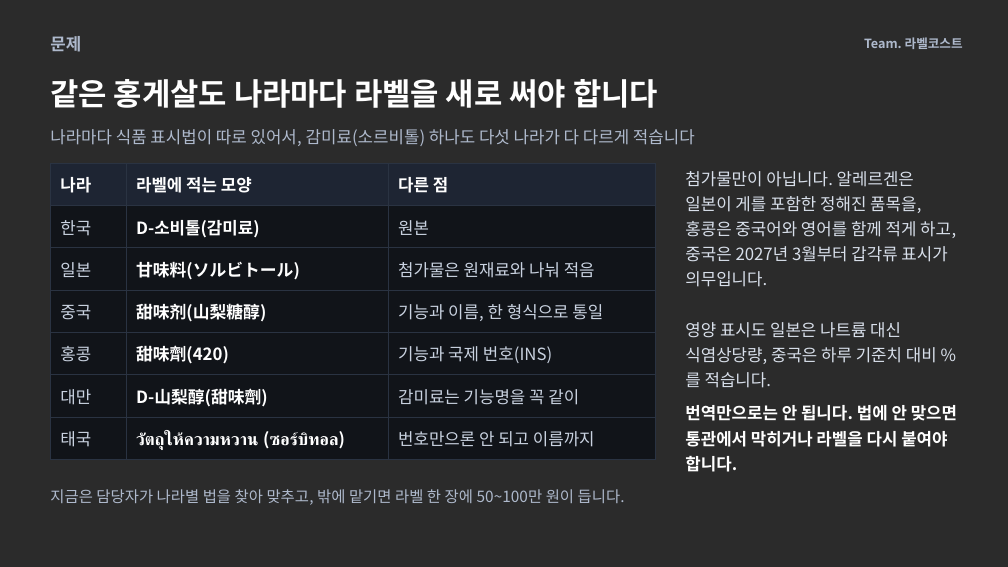
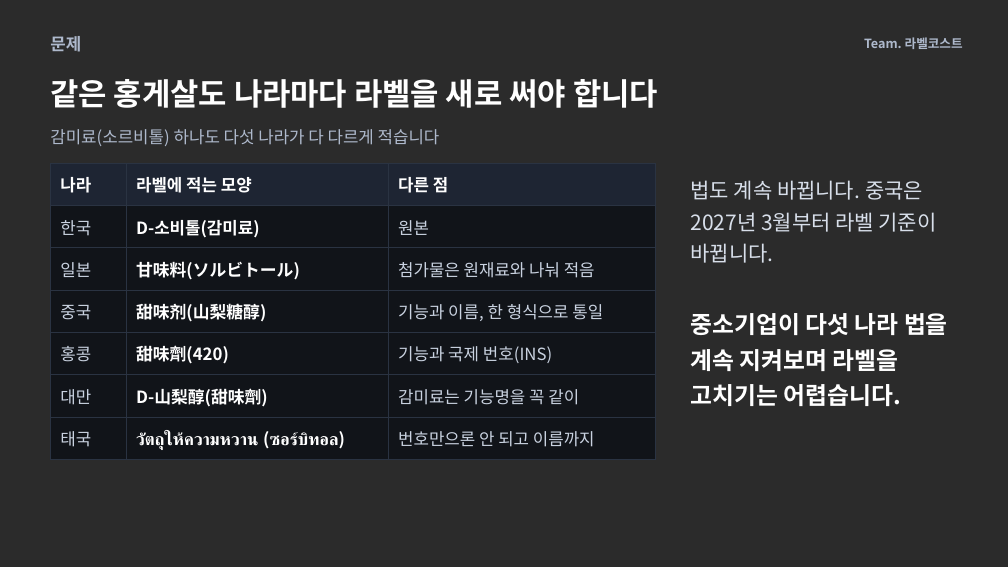
Before and after one commit to jaeyoon905/koreanking, a slide deck: slide 2 of 발표자료/라벨코스트_발표.pptx. Drawn at 1008x567 pixels with LibreOffice and Linux fonts; fonts in the diff are those of the drawing; background and template pictures are left out; a plain dark background stands for a picture behind light text. Boxes give left, top, right and bottom in pixels: in the first picture for what was removed or moved away, otherwise in the second. Text is boxed around its words. In the diff, an @@ line names an element or a change of style, - is before the commit and + after.

Commit message:
발표자료: 2장 문제 정의만 남게 줄임(감미료 하나도 다섯 나라가 다르게 적는 표, 법도 계속 바뀐다, 중소기업이 계속 지켜보며 고치기 어렵다), 비용 이야기는 발표자 노트로 / 대본 맞춤

```diff
--- a/발표자료/라벨코스트_발표.pptx
+++ b/발표자료/라벨코스트_발표.pptx
@@ text at (x1=50, y1=129, x2=440, y2=146): text changed @@
-나라마다 식품 표시법이 따로 있어서, 감미료(소르비톨) 하나도 다섯 나라가 다 다르게 적습니다
+감미료(소르비톨) 하나도 다섯 나라가 다 다르게 적습니다
@@ text at (x1=690, y1=180, x2=937, y2=263): text changed; size 12 to 15 pt @@
-첨가물만이 아닙니다. 알레르겐은 일본이 게를 포함한 정해진 품목을, 홍콩은 중국어와 영어를 함께 적게 하고, 중국은 2027년 3월부터 갑각류 표시가 의무입니다.
+법도 계속 바뀝니다. 중국은 2027년 3월부터 라벨 기준이 바뀝니다.
@@ text at (x1=690, y1=313, x2=948, y2=406): text changed; size 12 to 17 pt; text colour #D8DFEA to #FFFFFF; bold on @@
-영양 표시도 일본은 나트륨 대신 식염상당량, 중국은 하루 기준치 대비 %를 적습니다.
+중소기업이 다섯 나라 법을 계속 지켜보며 라벨을 고치기는 어렵습니다.
@@ text removed at (x1=685, y1=405, x2=957, y2=472) @@
-번역만으로는 안 됩니다. 법에 안 맞으면 통관에서 막히거나 라벨을 다시 붙여야 합니다.
@@ text removed at (x1=50, y1=489, x2=625, y2=505) @@
-지금은 담당자가 나라별 법을 찾아 맞추고, 밖에 맡기면 라벨 한 장에 50~100만 원이 듭니다.
```
Also in this commit, not shown: 2 other files.
